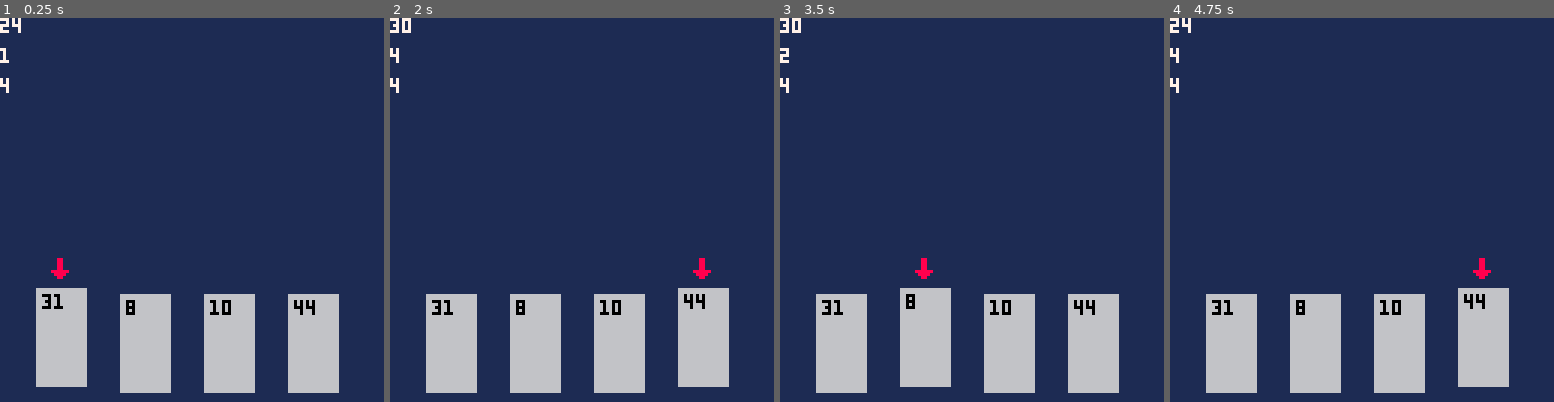
Above: before the commit, frames 1-4 (left to right).
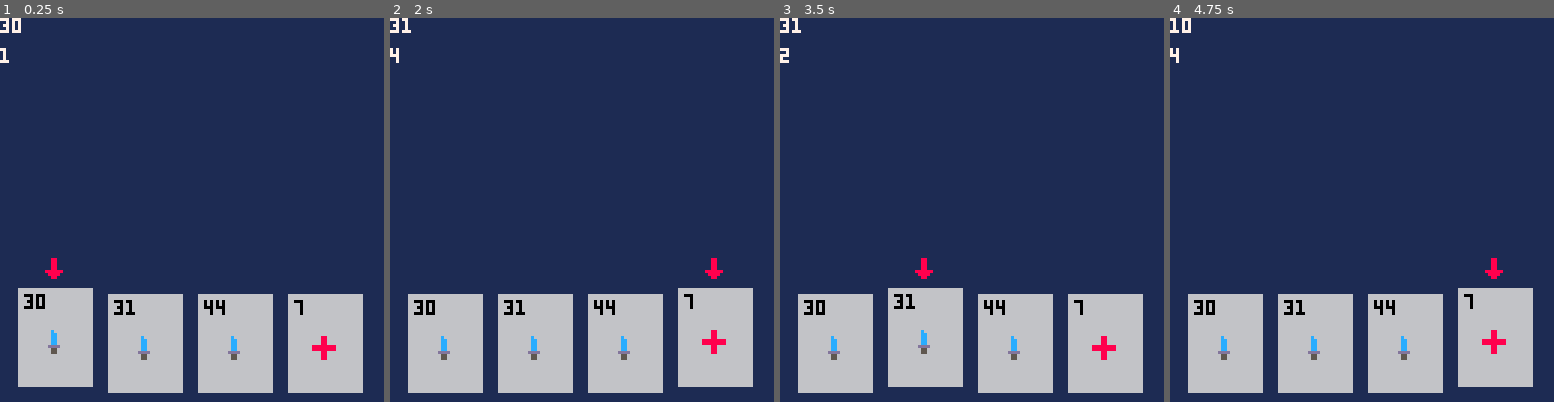
Above: after the commit, the same moments.

Repository: camden/minidom
Game: PICO-8 cartridge dom.p8
Same seed, same stepped clock (60 frames per second), same inputs: the game is played once before the commit and once after it.
Inputs:
- Up to frame 1 (0.25 s): no input
- Up to frame 2 (2 s): tap X (X key) at 1.07 s; hold Left from 1.97 s (still down)
- Up to frame 3 (3.5 s): tap X (X key) every 0.33 s from 2.07 to 3.4 s; release Left at 2.37 s; hold Right from 2.87 s (still down)
- Up to frame 4 (4.75 s): release Right at 3.53 s; tap X (X key) every 0.33 s from 3.73 to 4.73 s; hold Right 4.13-4.53 s

The runs differ from the first frame. In frame 1, 7.7% of the frame differs, in the area x 0-95%, y 0-98%; in frame 2, 7.7%; in frame 3, 7.5%; in frame 4, 7.7%.

Commit message:
fixed shuffle

Diff:
--- a/dom.p8
+++ b/dom.p8
@@ -4,6 +4,11 @@
 
 -- constants
 max_hand_size = 4
+card_w = 24
+card_types = {
+  attack = {},
+  heal = {}
+}
 
 -- vars
 dbg1 = ''
@@ -14,16 +19,17 @@
 deck_idx = 1
 deck = {}
 hand = {}
+discard_pile = {}
 
 selected_card_in_hand = 1
 
 -- special callbacks
 function _init()
   put_cards_in_deck()
-  put_cards_in_hand()
-end
-
-function _update60()
+  draw_cards_from_deck()
+end
+
+function _update()
   -- print next card
   if btnp(5) then
     deck_idx = nextidx(deck_idx, len(deck))
@@ -44,12 +50,11 @@
   end
 
   dbg2 = selected_card_in_hand
-  dbg3 = len(hand)
 end
 
 function _draw()
   cls(1)
-  draw_hand()
+  paint_hand()
   debug(0, 0)
 end
 
@@ -62,20 +67,19 @@
   selected_card_in_hand = nextidx(selected_card_in_hand, len(hand))
 end
 
--- drawing functions ---------------------------------------------
+-- painting functions ---------------------------------------------
 
 -- note: 4 cards in hand max
-function draw_hand()
+function paint_hand()
   for i = 1,max_hand_size do
     local card = hand[i]
-    draw_card(card, i)
-  end
-end
-
-function draw_card(card, card_idx)
-  local card_w = 16
+    paint_card(card, i)
+  end
+end
+
+function paint_card(card, card_idx)
   local card_h = 32
-  local card_spacing = 12
+  local card_spacing = 6
   local card_spacing_vert = 4
   local x0 = card_spacing + (card_idx - 1) * (card_w + card_spacing)
   local y0 = 128 - (card_h + card_spacing_vert)
@@ -83,14 +87,71 @@
   -- also check for mode == selecting
   if selected_card_in_hand == card_idx then
     y0 -= 2
-    spr(1, x0 + 4, y0 - 10)
+    spr(1, x0 + (card_w / 2 - 4), y0 - 10)
   end
 
   rectfill(x0, y0, x0 + card_w, y0 + card_h, 6)
+
+  paint_card_icon(x0, y0, card.kind)
+
   print(card.value, x0 + 2, y0 + 2, 0)
 end
 
+function paint_card_icon(x, y, card_type)
+  local sprite_idx
+
+  if card_type == card_types.attack then
+    sprite_idx = 2
+  elseif card_type == card_types.heal then
+    sprite_idx = 3
+  end
+
+  if sprite_idx then
+    spr(sprite_idx, x + (card_w / 2 - 4), y + 14)
+  end
+end
+
+-- game functions ---------------------------------------------
+
+function put_cards_in_deck()
+  for i = 1,5 do
+    local c = make_card()
+    add(deck, c)
+  end
+end
+
+function draw_cards_from_deck()
+  deck = shuffle(deck)
+  for i = 1,max_hand_size do
+    local c = deck[i]
+    add(hand, c)
+  end
+end
+
+function make_card()
+  local k = card_types.attack
+
+  if rndint(1) == 0 then
+    k = card_types.heal
+  end
+
+  local c = {
+    value = rndint(50),
+    kind = k
+  }
+  return c
+end
+
 -- utility functions ---------------------------------------------
+
+function shuffle(tbl)
+  size = len(tbl)
+  for i = size, 1, -1 do
+    local rand = rndint(size - 1) + 1
+    tbl[i], tbl[rand] = tbl[rand], tbl[i]
+  end
+  return tbl
+end
 
 -- returns the next index, looping over max
 -- 1,3 -> 2
@@ -122,27 +183,6 @@
   return c
 end
 
-function put_cards_in_deck()
-  for i = 1,5 do
-    local c = make_card()
-    add(deck, c)
-  end
-end
-
-function put_cards_in_hand()
-  for i = 1,max_hand_size do
-    local c = make_card()
-    add(hand, c)
-  end
-end
-
-function make_card()
-  local c = {
-    value = rndint(50)
-  }
-  return c
-end
-
 -- from 0 to x inclusive
 function rndint(x)
   return flr(rnd(x + 1))
@@ -158,14 +198,14 @@
 end
 
 __gfx__
-00000000000880000000000000000000000000000000000000000000000000000000000000000000000000000000000000000000000000000000000000000000
-00000000000880000000000000000000000000000000000000000000000000000000000000000000000000000000000000000000000000000000000000000000
-00700700000880000000000000000000000000000000000000000000000000000000000000000000000000000000000000000000000000000000000000000000
-00077000000880000000000000000000000000000000000000000000000000000000000000000000000000000000000000000000000000000000000000000000
-00077000088888800000000000000000000000000000000000000000000000000000000000000000000000000000000000000000000000000000000000000000
-00700700008888000000000000000000000000000000000000000000000000000000000000000000000000000000000000000000000000000000000000000000
-00000000000880000000000000000000000000000000000000000000000000000000000000000000000000000000000000000000000000000000000000000000
-00000000000000000000000000000000000000000000000000000000000000000000000000000000000000000000000000000000000000000000000000000000
+0000000000088000000c000000088000000000000000000000000000000000000000000000000000000000000000000000000000000000000000000000000000
+0000000000088000000cc00000088000000000000000000000000000000000000000000000000000000000000000000000000000000000000000000000000000
+0070070000088000000cc00000088000000000000000000000000000000000000000000000000000000000000000000000000000000000000000000000000000
+0007700000088000000cc00088888888000000000000000000000000000000000000000000000000000000000000000000000000000000000000000000000000
+0007700008888880000cc00088888888000000000000000000000000000000000000000000000000000000000000000000000000000000000000000000000000
+007007000088880000dddd0000088000000000000000000000000000000000000000000000000000000000000000000000000000000000000000000000000000
+00000000000880000005500000088000000000000000000000000000000000000000000000000000000000000000000000000000000000000000000000000000
+00000000000000000005500000088000000000000000000000000000000000000000000000000000000000000000000000000000000000000000000000000000
 00000000000000000000000000000000000000000000000000000000000000000000000000000000000000000000000000000000000000000000000000000000
 00000000000000000000000000000000000000000000000000000000000000000000000000000000000000000000000000000000000000000000000000000000
 00000000000000000000000000000000000000000000000000000000000000000000000000000000000000000000000000000000000000000000000000000000
